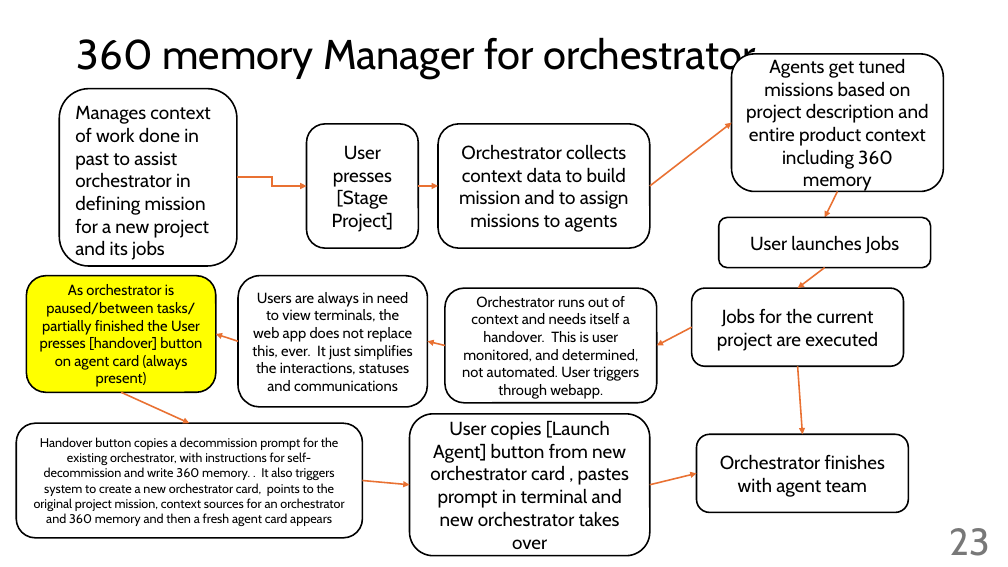
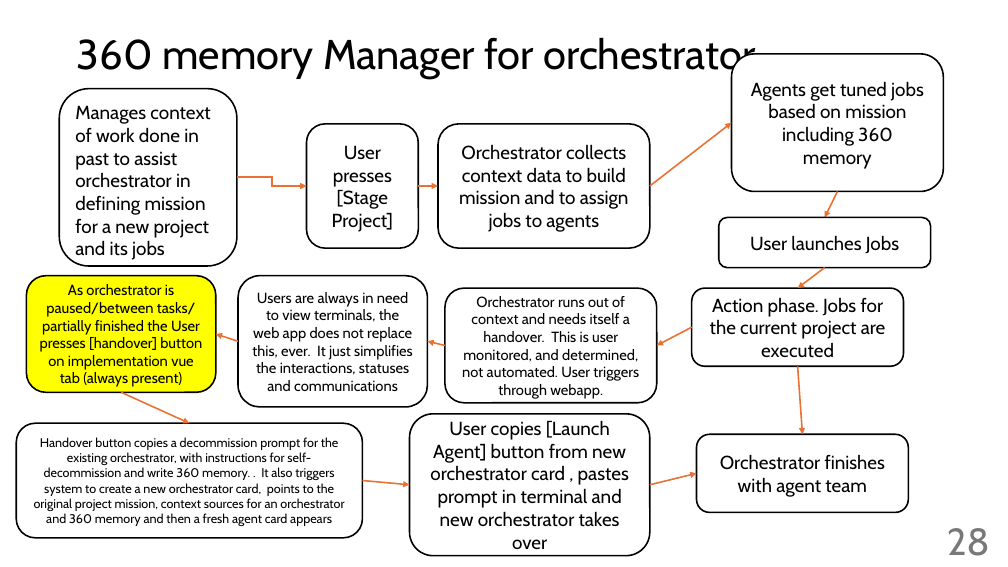
Before and after one commit to giljoai/GiljoAI_MCP, a slide deck: slide 28 of handovers/Reference_docs/giljoai workflow.pptx (slide 23 before the commit). Drawn at 1008x567 pixels with LibreOffice and Linux fonts; fonts in the diff are those of the drawing. Boxes give left, top, right and bottom in pixels: in the first picture for what was removed or moved away, otherwise in the second. Text is boxed around its words. In the diff, an @@ line names an element or a change of style, - is before the commit and + after.

```diff
--- a/handovers/Reference_docs/giljoai workflow.pptx
+++ b/handovers/Reference_docs/giljoai workflow.pptx
@@ text in rounded rectangle at box(751, 81, 924, 169): text changed @@
-Agents get tuned missions based on project description and entire product context including 360 memory
+Agents get tuned jobs based on mission including 360 memory
@@ text in rounded rectangle at box(459, 144, 629, 232): text changed @@
-Orchestrator collects context data to build mission and to assign missions to agents
+Orchestrator collects context data to build mission and to assign jobs to agents
@@ text in rounded rectangle at box(40, 284, 202, 387): text changed @@
-As orchestrator is paused/between tasks/ partially finished the User presses [handover] button on agent card (always present)
+As orchestrator is paused/between tasks/ partially finished the User presses [handover] button on implementation vue tab (always present)
@@ text in rounded rectangle at box(710, 298, 886, 358): text changed @@
-Jobs for the current project are executed
+Action phase. Jobs for the current project are executed
@@ page number at box(947, 528, 990, 556): text changed @@
-23
+28
```
Also in this commit, not shown: 12 other slides changed, 9 slides added, 32 other files.
